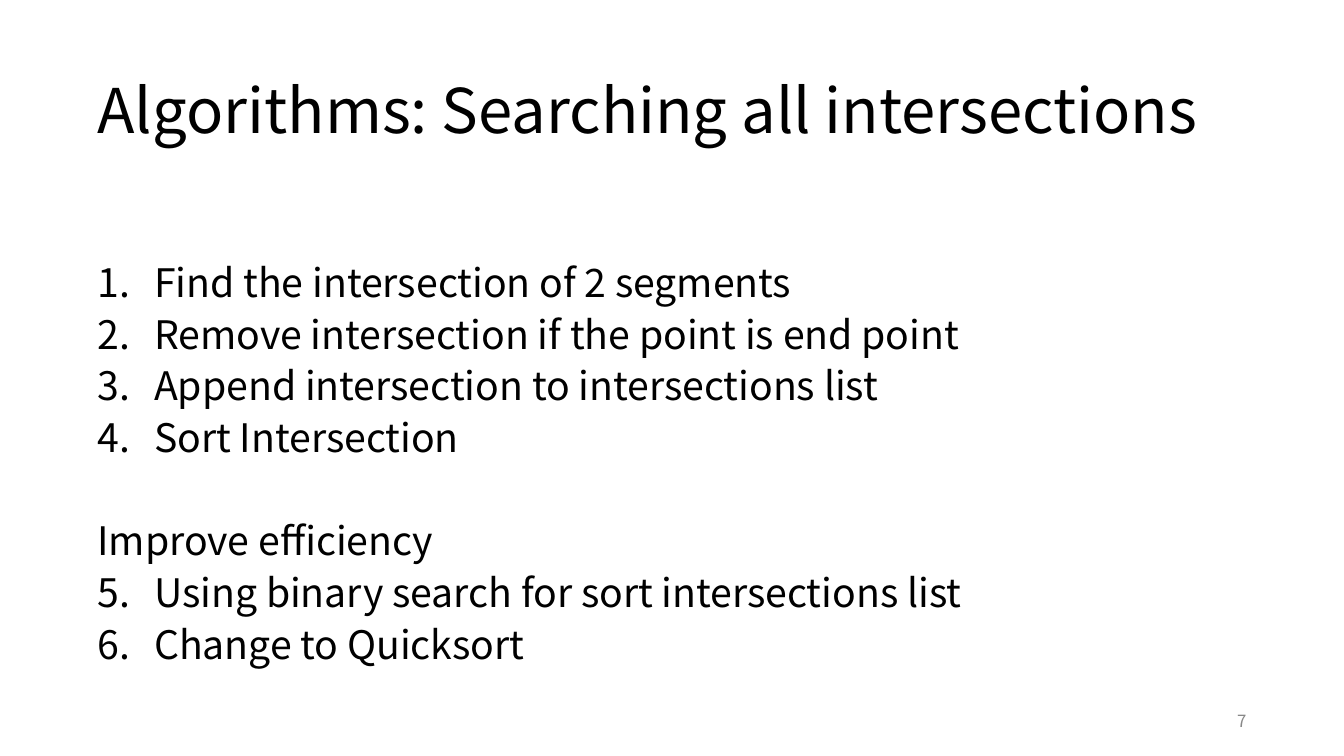
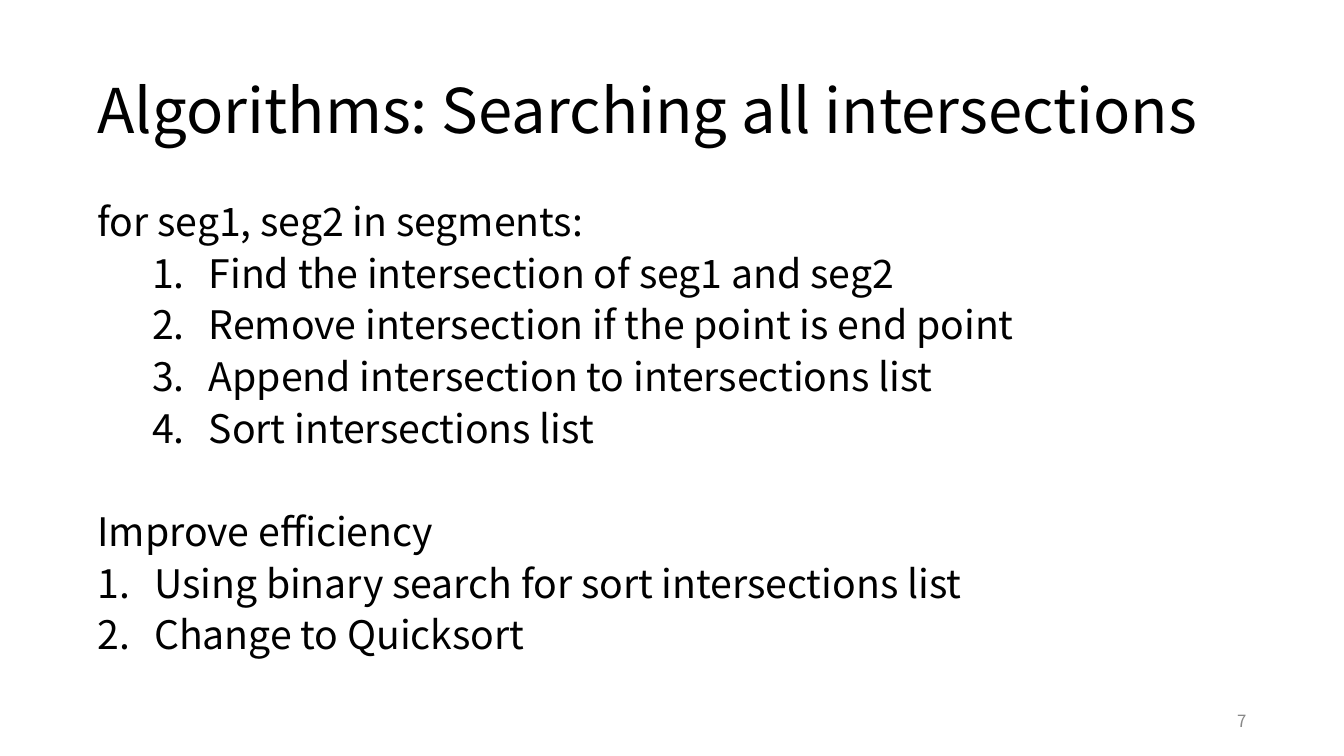
Before and after one commit to ie03-aizu-2019/ie03project-skys, a slide deck: slide 7 of Reports/final2.pptx. Drawn at 1344x756 pixels with LibreOffice and Linux fonts; fonts in the diff are those of the drawing. Boxes give left, top, right and bottom in pixels: in the first picture for what was removed or moved away, otherwise in the second. Text is boxed around its words. In the diff, an @@ line names an element or a change of style, - is before the commit and + after.

```diff
--- a/Reports/final2.pptx
+++ b/Reports/final2.pptx
@@ text at (97, 204, 893, 298): text changed @@
-1. Find the intersection of 2 segments
+for seg1, seg2 in segments:
+  1. Find the intersection of seg1 and seg2
@@ text at (209, 307, 1013, 400): list level 1 to 2 in "Remove intersection if the point ..."; list level 1 to 2 in "Append intersection to intersections list" @@
@@ text at (209, 411, 594, 444): text changed @@
-4. Sort Intersection
+  4. Sort intersections list
```
Also in this commit, not shown: 6 other slides changed, 1 other file.
